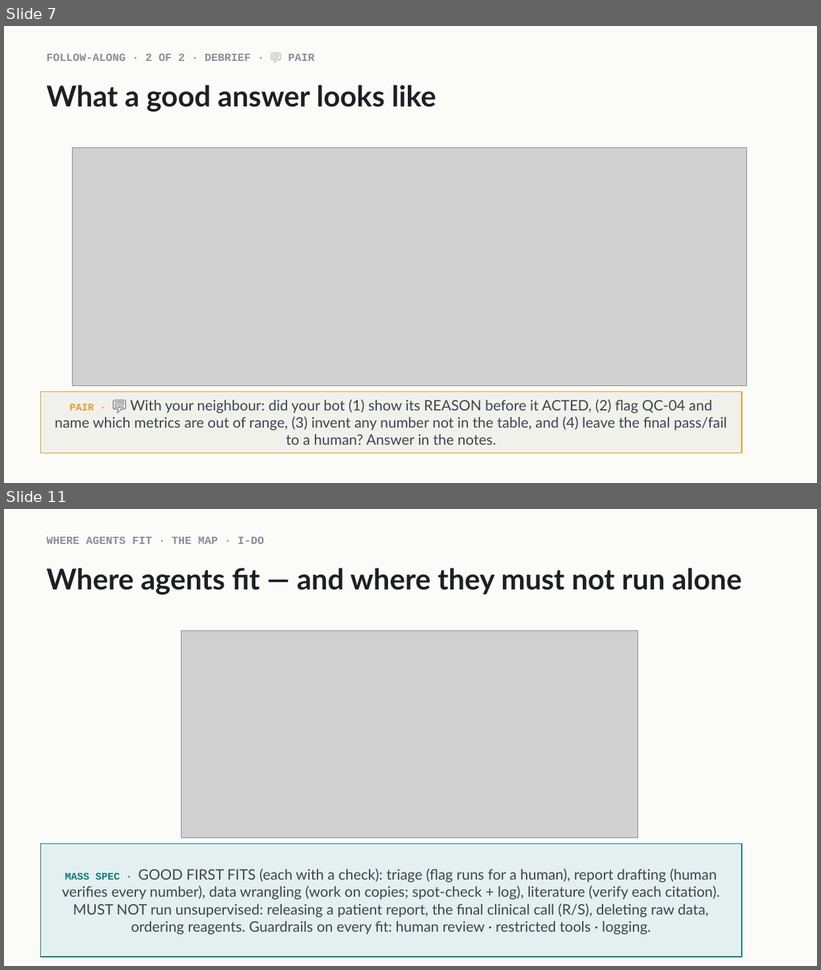
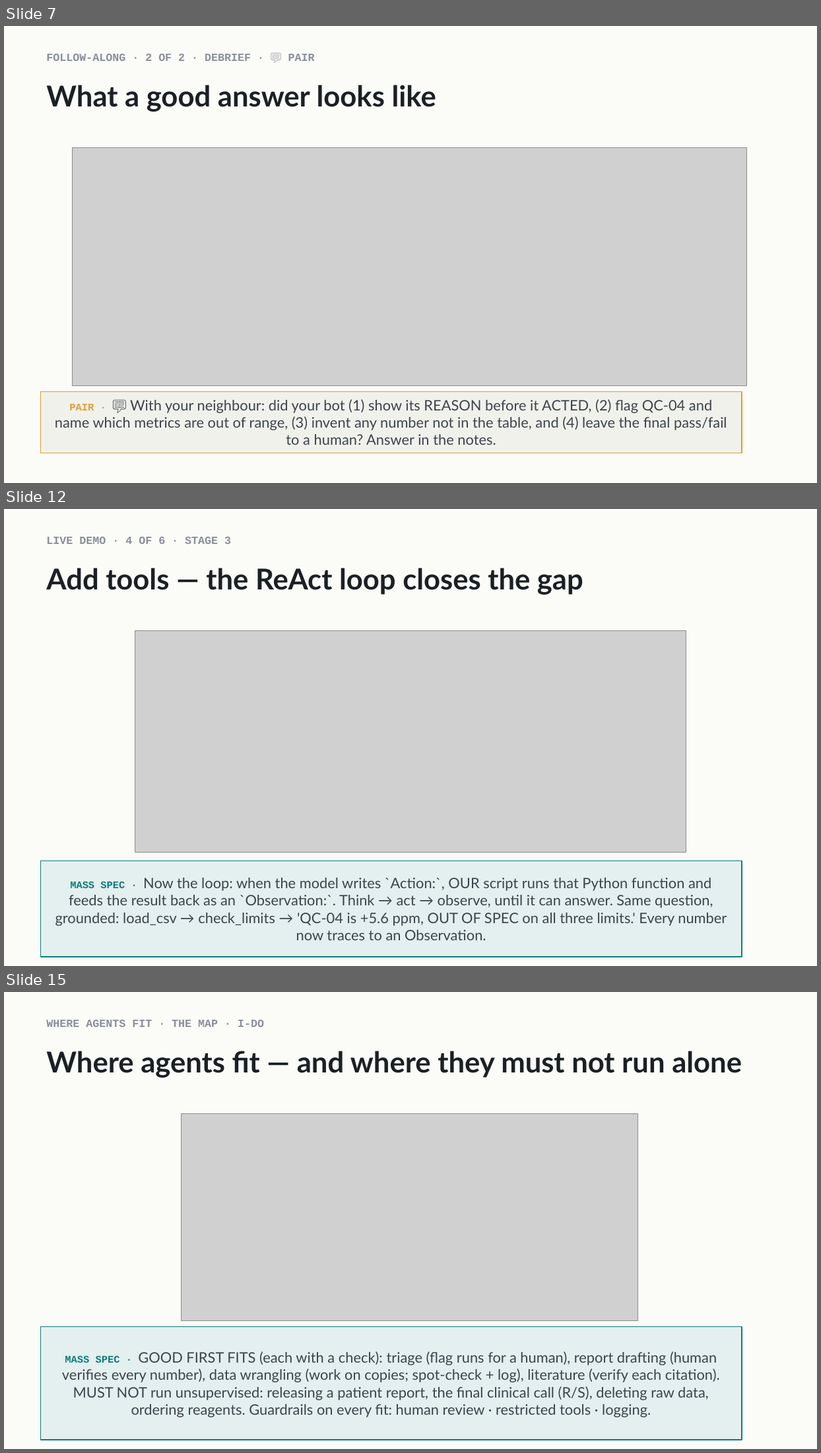
Before and after one commit to indigobio/msacl_dl_course, a slide deck: slides/pptx/lecture14_agents.pptx. Shown one above the other, each under a label of ours: slides 7 and 11 before the commit, slides 7, 12 and 15 after it; the slides between them are not shown. The pictures are 821x970 and 821x1453 pixels, drawn with LibreOffice and Linux fonts; fonts in the diff are those of the drawing; grey boxes stand for pictures. Boxes give left, top, right and bottom in pixels: in the first picture for what was removed or moved away, otherwise in the second. Text is boxed around its words. In the diff, an @@ line names an element or a change of style, - is before the commit and + after.

```diff
--- a/slides/pptx/lecture14_agents.pptx
+++ b/slides/pptx/lecture14_agents.pptx
@@ slide 12 added at bbox=[4, 509, 817, 966], background #FBFBF8 @@
@@ text added at bbox=[46, 537, 231, 544], 13 pt, text #8A9099, bold @@
+LIVE DEMO · 4 OF 6 · STAGE 3
@@ text added at bbox=[46, 568, 583, 595], 34 pt, text #1B2025, bold @@
+Add tools — the ReAct loop closes the gap
@@ picture added at bbox=[135, 631, 686, 852] @@
@@ rectangle added at bbox=[40, 861, 742, 957], fill #E3F0EF, outline #0E7C7B 1 pt, 17 pt, text #3D444C @@
+MASS SPEC · Now the loop: when the model writes `Action:`, OUR script runs that Python function and feeds the result back as an `Observation:`. Think → act → observe, until it can answer. Same question, grounded: load_csv → check_limits → 'QC-04 is +5.6 ppm, OUT OF SPEC on all three limits.' Every number now traces to an Observation.
@@ what was slide 11 is now slide 15 @@
```
Also in this commit, not shown: 6 slides changed, 3 other slides added, 9 other files.
